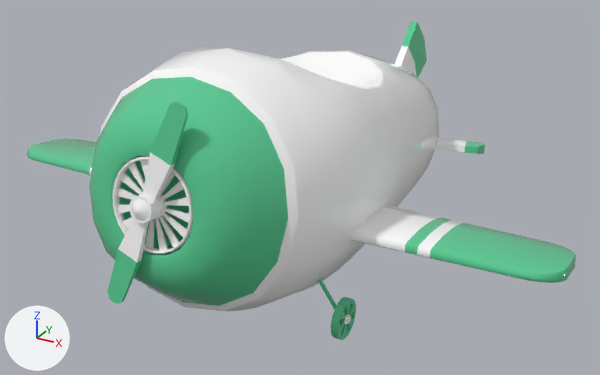
Renders of the glTF model assets/models/Plane.glb from each side of a commit.
One viewpoint serves both versions: a 50 mm lens placed at (0.173, -0.331, 0.19), pointed at (-0.003, -0.012, 0.03). Arrows for +X, +Y and +Z are at lower left; the lights stay in place. The first picture is the older version. Where no turn or scale is listed for an object, it has been applied to the vertices. Vertices at exactly the same position are counted once.
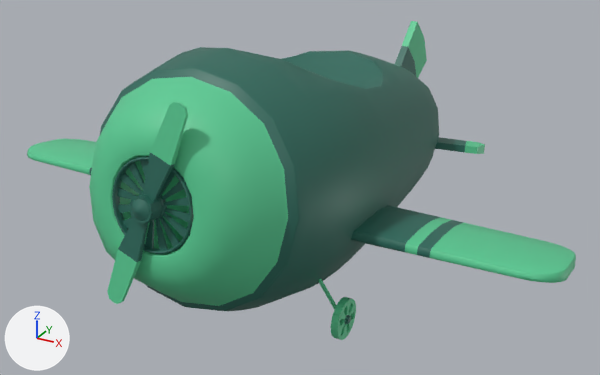
The newer file is also turned or shifted as a whole; pictures and numbers use the older file's frame.

What differs and where, as boxes (x1, y1, x2, y2) in the pictures (600 x 375 px):
```json
{"part": 1, "of": "me_circle_003", "change": "recoloured", "before": [89, 46, 467, 325], "after": [89, 46, 467, 325], "on screen": "white to dark cyan"}
```

Edits to the scene script, one JSON object a line:
```json
{"op": "add", "block": "mat_plane_glb_mat_detail", "code": ["mat_plane_glb_mat_detail = principled_material('Plane_GLB_mat_detail')", "mat_plane_glb_mat_detail.base_color = (0.0232, 0.144, 0.107)  # dark cyan #2a6a5c"]}
{"op": "add", "block": "mat_plane_glb_mat_body", "code": ["mat_plane_glb_mat_body = principled_material('Plane_GLB_mat_body')", "mat_plane_glb_mat_body.base_color = (0.0999, 0.597, 0.295)  # green #59cb94"]}
{"block": "me_circle_003", "where": "me_circle_003.from_pydata(...)  # 2870 vertices, 5690 faces; spans x -0.131..0.131, y -0.131..0.143, z 0.0..0.113"}
{"block": "me_circle_003", "where": "# used by ob_plane; location = (0.0, -0.0032, -0.0016)"}
{"op": "remove", "block": "me_circle_003", "code": "me_circle_003.materials.append(mat_airp_plastic_touched_2)  # green #59cb94"}
{"block": "me_circle_003", "change": "me_circle_003 part 1: all 3128 faces that had it switch from mat_airp_plastic_touched (white #ffffff) to mat_plane_glb_mat_detail (dark cyan #2a6a5c)"}
{"op": "add", "block": "me_circle_003", "code": "me_circle_003.materials.append(mat_plane_glb_mat_body)  # green #59cb94"}
```
